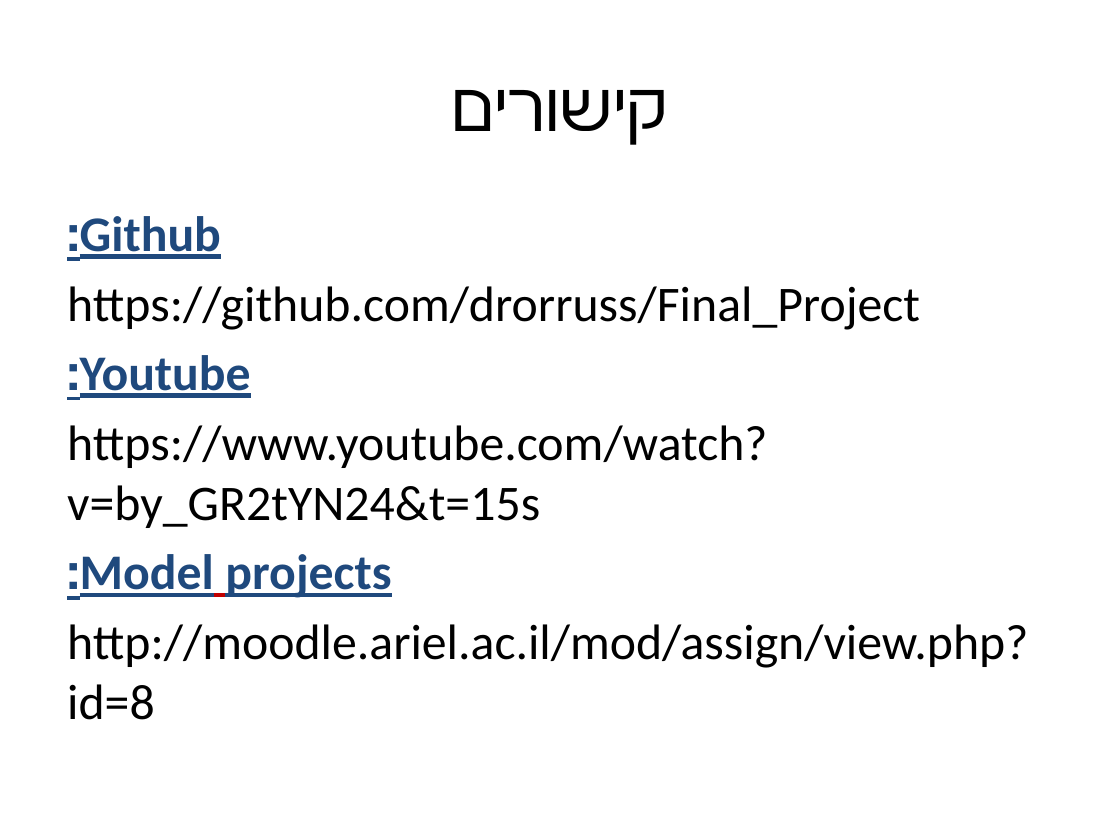
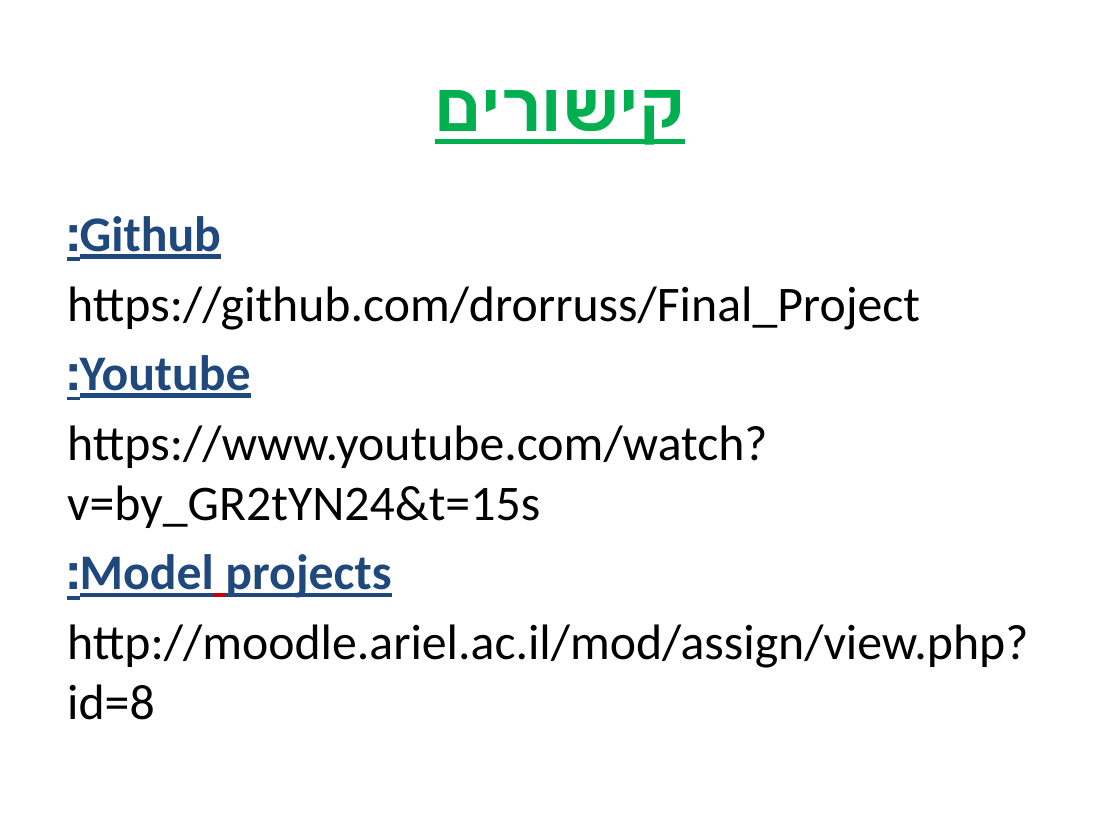
Before and after one commit to drorruss/Final_Project, a slide deck: slide 21 of מצגת פרוייקט.pptx (slide 19 before the commit). Drawn at 1120x840 pixels with LibreOffice and Linux fonts; fonts in the diff are those of the drawing; background and template pictures are left out. Boxes give left, top, right and bottom in pixels: in the first picture for what was removed or moved away, otherwise in the second. Text is boxed around its words. In the diff, an @@ line names an element or a change of style, - is before the commit and + after.

```diff
--- a/מצגת פרוייקט.pptx
+++ b/מצגת פרוייקט.pptx
@@ title "קישורים" at bbox=[435, 90, 685, 145]: text colour #000000 to #00B050, bold on, underline on @@
```
Also in this commit, not shown: 13 other slides changed, 3 slides added, 1 slide removed, 1 other file.
